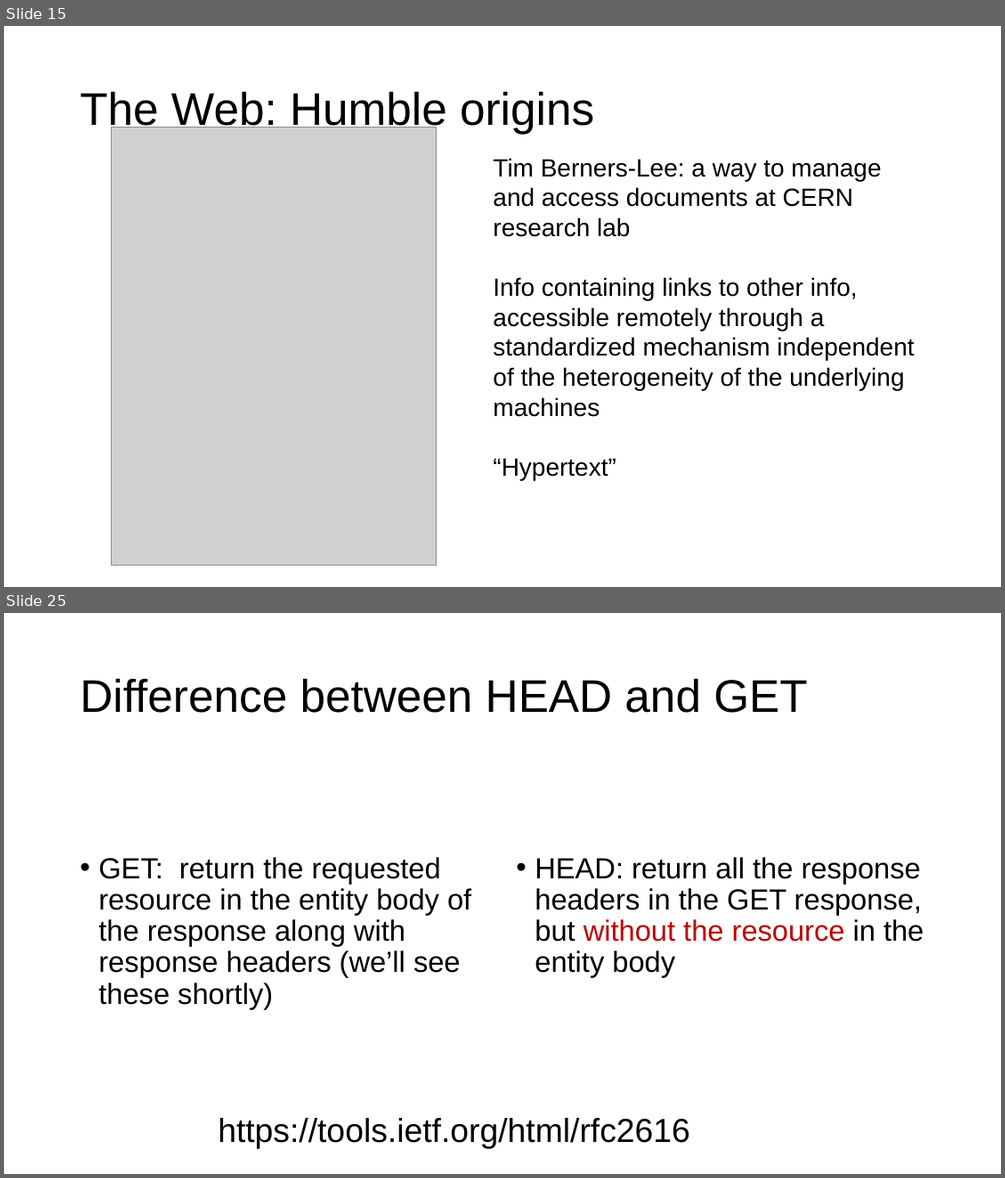
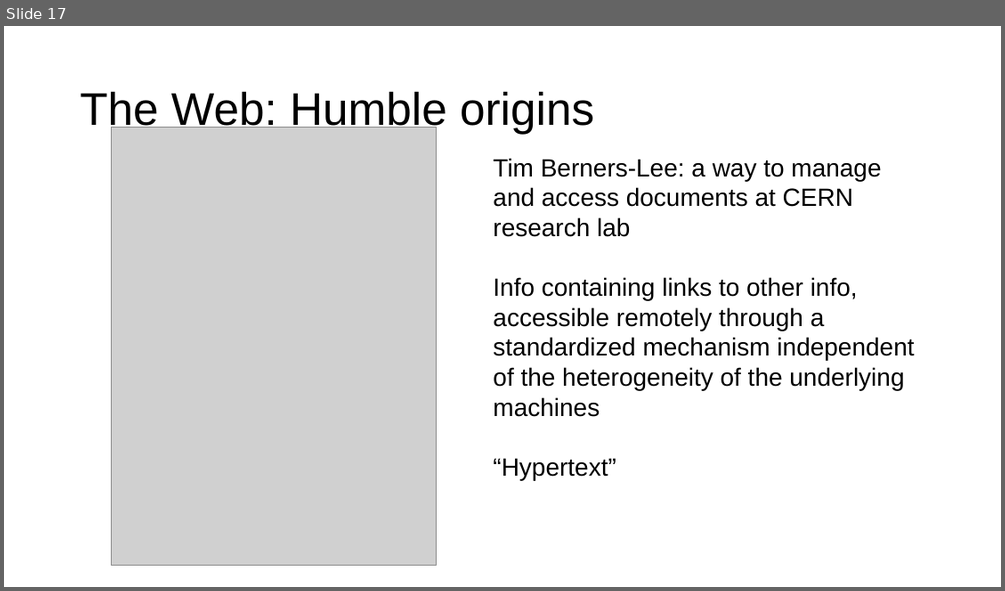
Before and after one commit to ngsrinivas/coursegen, a slide deck: ex/352-F24/staging/352-F24/lectures/05-app-dns-http.pptx. Shown one above the other, each under a label of ours: slides 15 and 25 before the commit, slide 17 after it; the slides between them are not shown. The pictures are 1005x1178 and 1005x591 pixels, drawn with LibreOffice and Linux fonts; fonts in the diff are those of the drawing; grey boxes stand for pictures. Boxes give left, top, right and bottom in pixels: in the first picture for what was removed or moved away, otherwise in the second. Text is boxed around its words. In the diff, an @@ line names an element or a change of style, - is before the commit and + after.

```diff
--- a/ex/352-F24/staging/352-F24/lectures/05-app-dns-http.pptx
+++ b/ex/352-F24/staging/352-F24/lectures/05-app-dns-http.pptx
@@ slide 25 removed at box(4, 613, 1001, 1174), background #FFFFFF @@
@@ title removed at box(80, 678, 807, 713) @@
-Difference between HEAD and GET
@@ text removed at box(98, 857, 471, 1009) @@
-• GET: return the requested resource in the entity body of the response along with response headers (we’ll see these shortly)
@@ text removed at box(534, 857, 923, 977) @@
-• HEAD: return all the response headers in the GET response, but without the resource in the entity body
@@ text removed at box(218, 1118, 690, 1149) @@
-https://tools.ietf.org/html/rfc2616
@@ what was slide 15 is now slide 17 @@
```
Also in this commit, not shown: 15 other slides removed, 4 other files.
